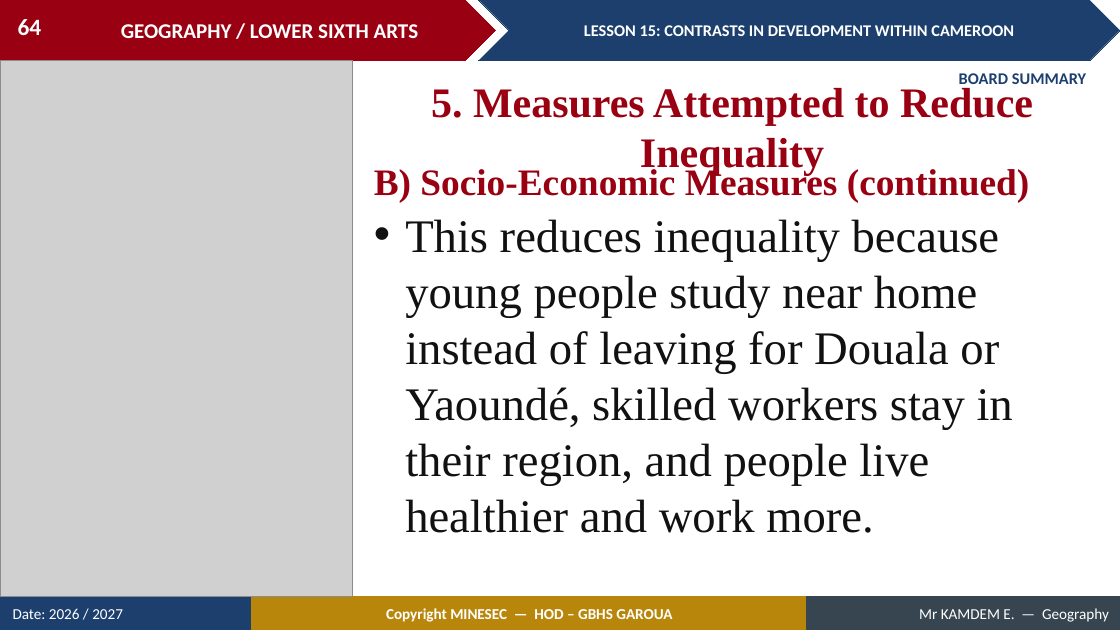
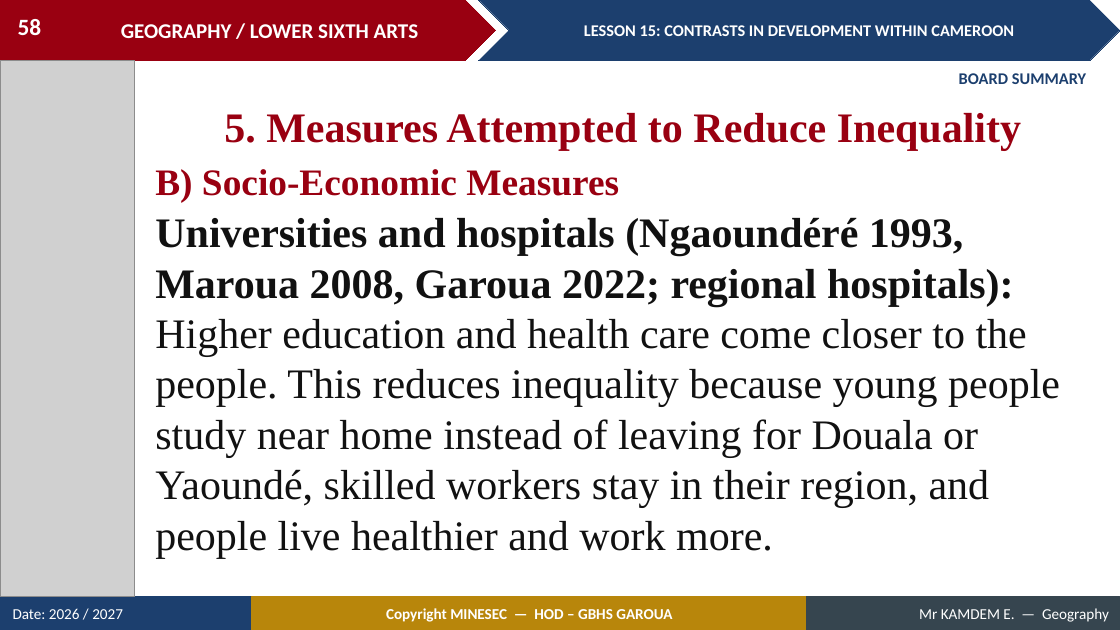
Before and after one commit to Berthautk/linea-github, a slide deck: slide 58 of lecons/LSA/Geography of Cameroon/15_LSA_CAM_L15_Contrasts_in_Development_within_Cameroon.pptx (slide 64 before the commit). Drawn at 1120x630 pixels with LibreOffice and Linux fonts; fonts in the diff are those of the drawing; grey boxes stand for pictures. Boxes give left, top, right and bottom in pixels: in the first picture for what was removed or moved away, otherwise in the second. Text is boxed around its words. In the diff, an @@ line names an element or a change of style, - is before the commit and + after.

```diff
--- a/lecons/LSA/Geography of Cameroon/15_LSA_CAM_L15_Contrasts_in_Development_within_Cameroon.pptx
+++ b/lecons/LSA/Geography of Cameroon/15_LSA_CAM_L15_Contrasts_in_Development_within_Cameroon.pptx
@@ page number at [18,19,42,35]: text changed @@
-64
+58
@@ picture: place and size @@
-picture at [0,60,353,597]
+picture at [0,60,134,597]
@@ text "5. Measures Attempted to Reduce ..." rewrapped from [431,88,1033,176] to [224,113,1021,150] @@
@@ text at [155,169,619,202]: text changed @@
-B) Socio-Economic Measures (continued)
+B) Socio-Economic Measures
@@ text at [155,217,1060,558]: text changed; size 40 to 36 pt @@
-• This reduces inequality because young people study near home instead of leaving for Douala or Yaoundé, skilled workers stay in their region, and people live healthier and work more.
+Universities and hospitals (Ngaoundéré 1993, Maroua 2008, Garoua 2022; regional hospitals): Higher education and health care come closer to the people. This reduces inequality because young people study near home instead of leaving for Douala or Yaoundé, skilled workers stay in their region, and people live healthier and work more.
```
Also in this commit, not shown: 20 other slides changed, 3 slides added, 14 slides removed, 5 other files.
